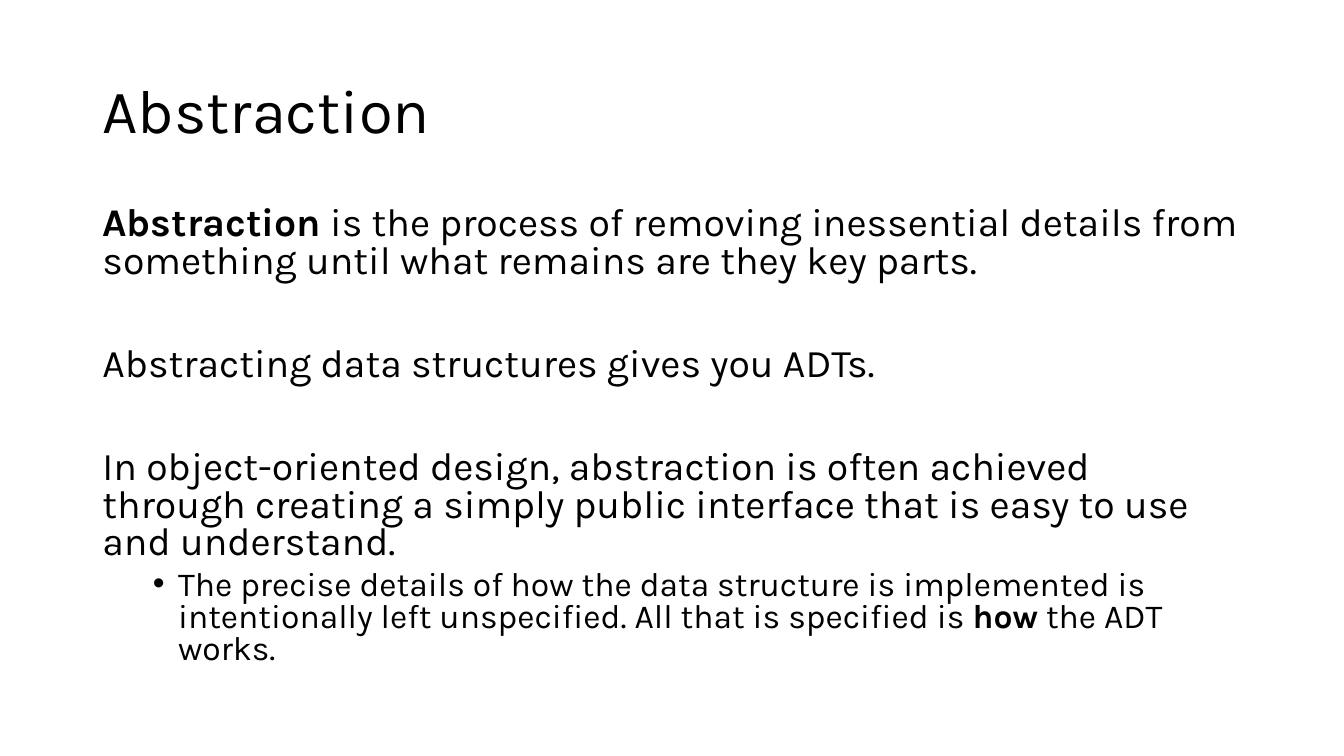
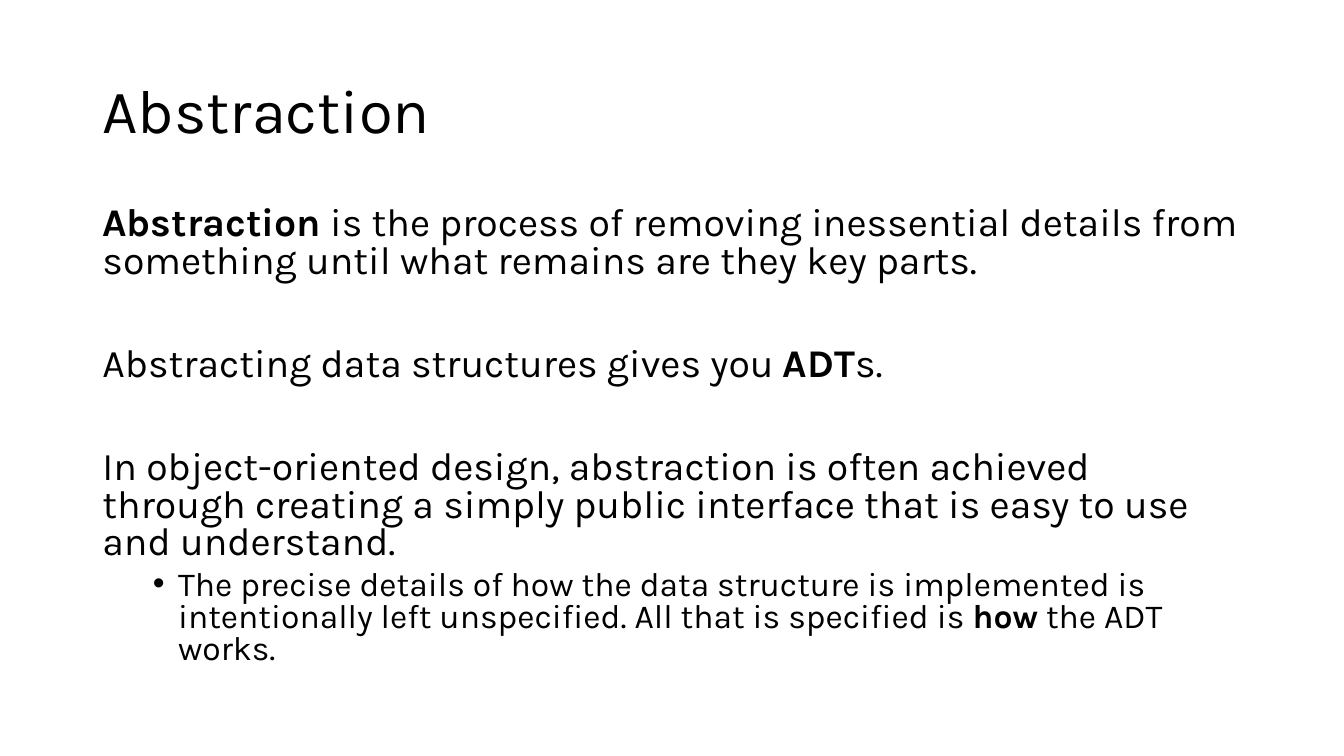
Before and after one commit to sotasota-sfu/cmpt225Summer2026, a slide deck: slide 5 of lectures/lecture30_31/oo_design.pptx (slide 3 before the commit). Drawn at 1344x756 pixels with LibreOffice and Linux fonts; fonts in the diff are those of the drawing. Boxes give left, top, right and bottom in pixels: in the first picture for what was removed or moved away, otherwise in the second. Text is boxed around its words. In the diff, an @@ line names an element or a change of style, - is before the commit and + after.

```diff
--- a/lectures/lecture30_31/oo_design.pptx
+++ b/lectures/lecture30_31/oo_design.pptx
@@ text at (x1=102, y1=350, x2=883, y2=387): bold on in "ADTs." @@
```
Also in this commit, not shown: 1 slide added, 5 other files.
